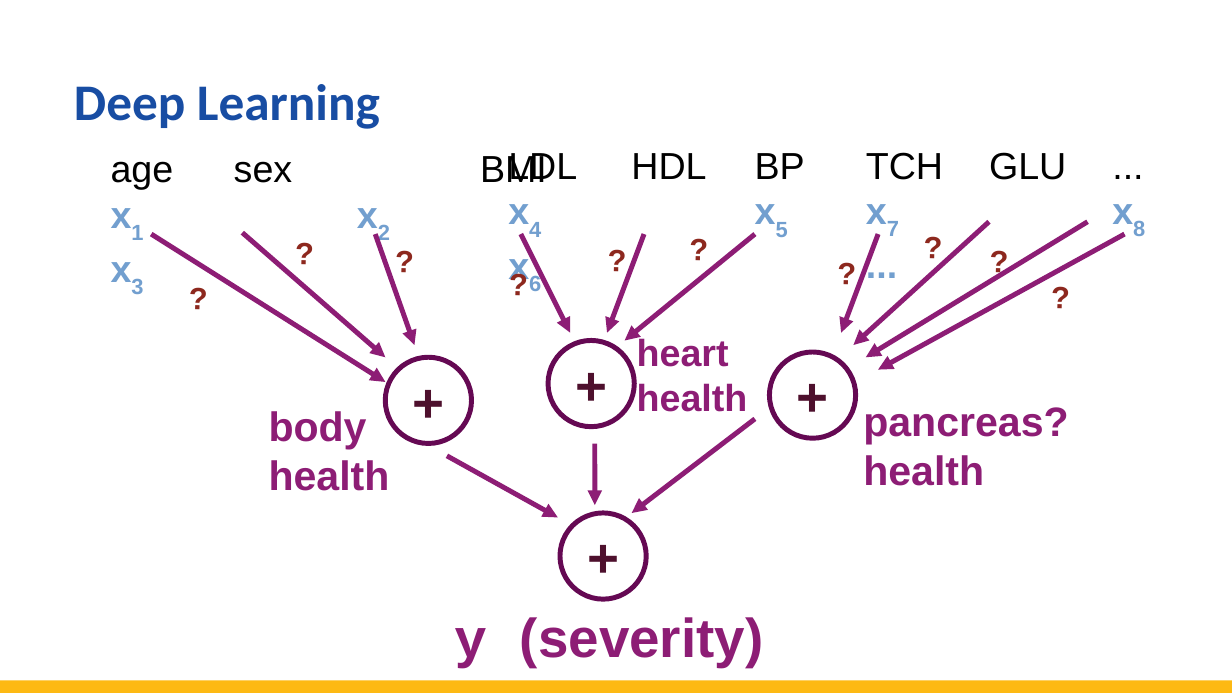
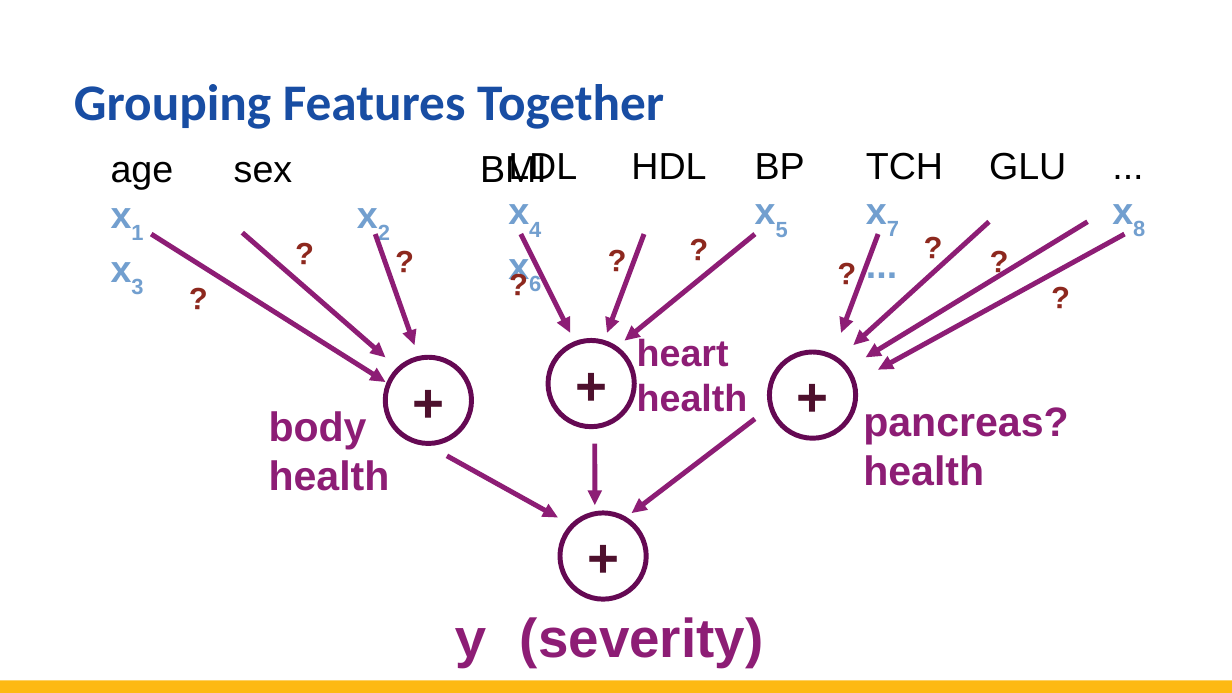
Before and after one commit to totalgood/dsdh, a slide deck: slide 19 of modules/L05/L5--deep-learning-ai.odp. Drawn at 1232x693 pixels with LibreOffice and Linux fonts; fonts in the diff are those of the drawing. Boxes give left, top, right and bottom in pixels: in the first picture for what was removed or moved away, otherwise in the second. Text is boxed around its words. In the diff, an @@ line names an element or a change of style, - is before the commit and + after.

```diff
--- a/modules/L05/L5--deep-learning-ai.odp
+++ b/modules/L05/L5--deep-learning-ai.odp
@@ title at bbox=[74, 84, 664, 129]: text changed @@
-Deep Learning
+Grouping Features Together
```
Also in this commit, not shown: 3 other slides changed, 10 slides removed, 37 other files.
